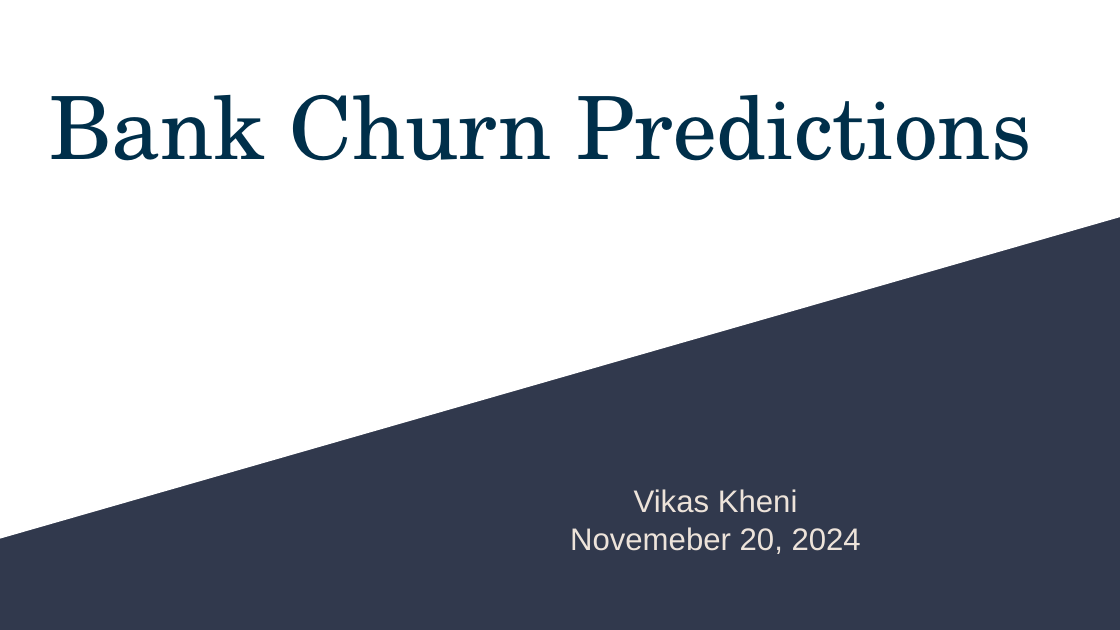
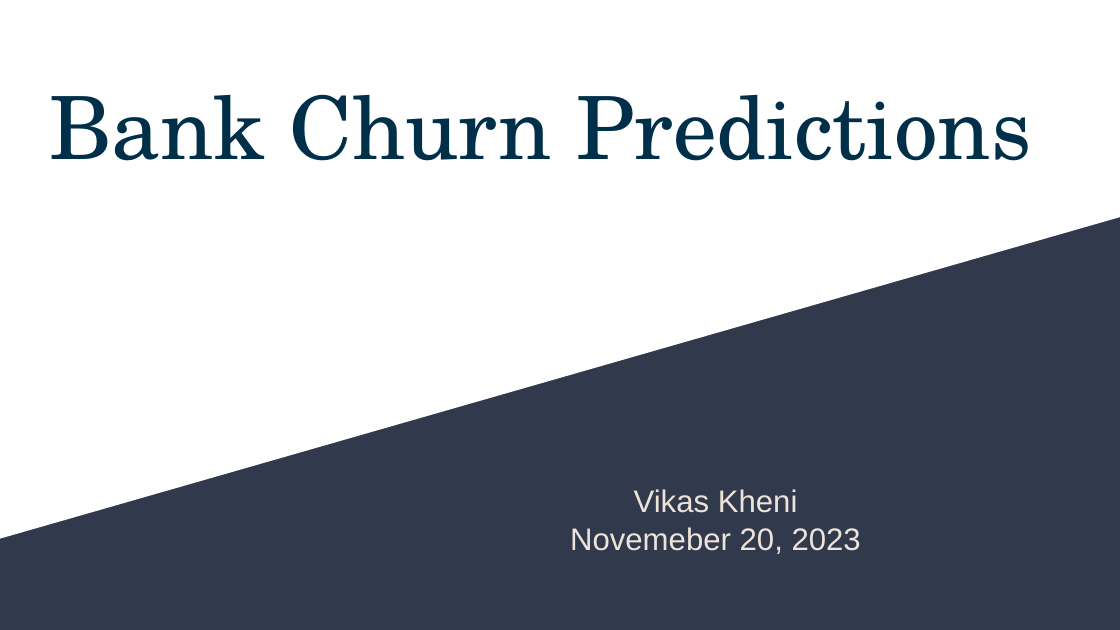
Before and after one commit to vikaskheni/Bank_Customer_Churn_Predicition, a slide deck: slide 1 of Bank Churn Predictions.pptx. Drawn at 1120x630 pixels with LibreOffice and Linux fonts; fonts in the diff are those of the drawing. Boxes give left, top, right and bottom in pixels: in the first picture for what was removed or moved away, otherwise in the second. Text is boxed around its words. In the diff, an @@ line names an element or a change of style, - is before the commit and + after.

Commit message:
Final Commit after Deploying Site

```diff
--- a/Bank Churn Predictions.pptx
+++ b/Bank Churn Predictions.pptx
@@ subtitle at <box>570,527,861,554</box>: text changed @@
-Novemeber 20, 2024
+Novemeber 20, 2023
```
